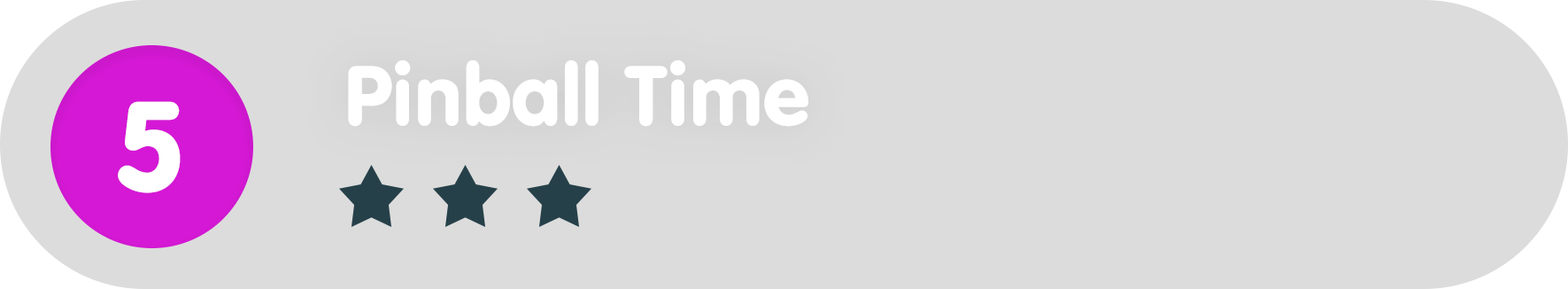
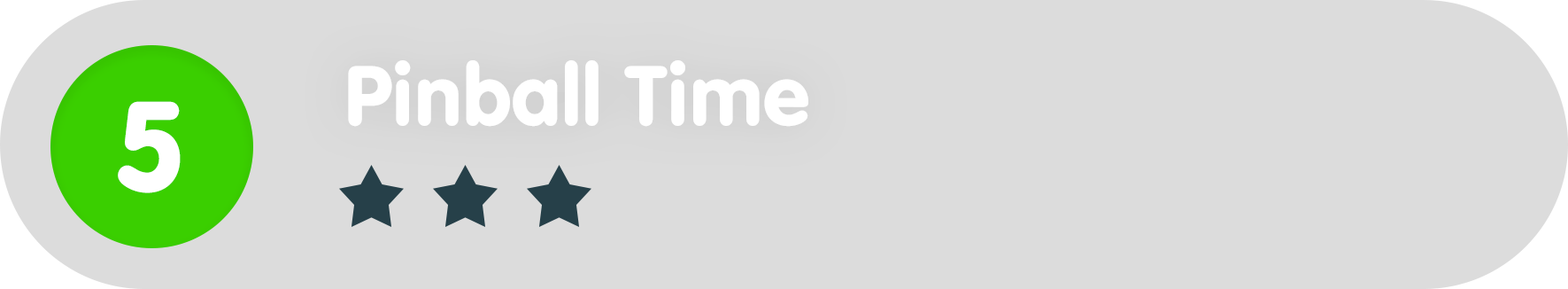
Layer changes from the first 1568px x 289px image to the second:
painted on "Ellipse_green" over [left=50, top=45, right=254, bottom=248]
